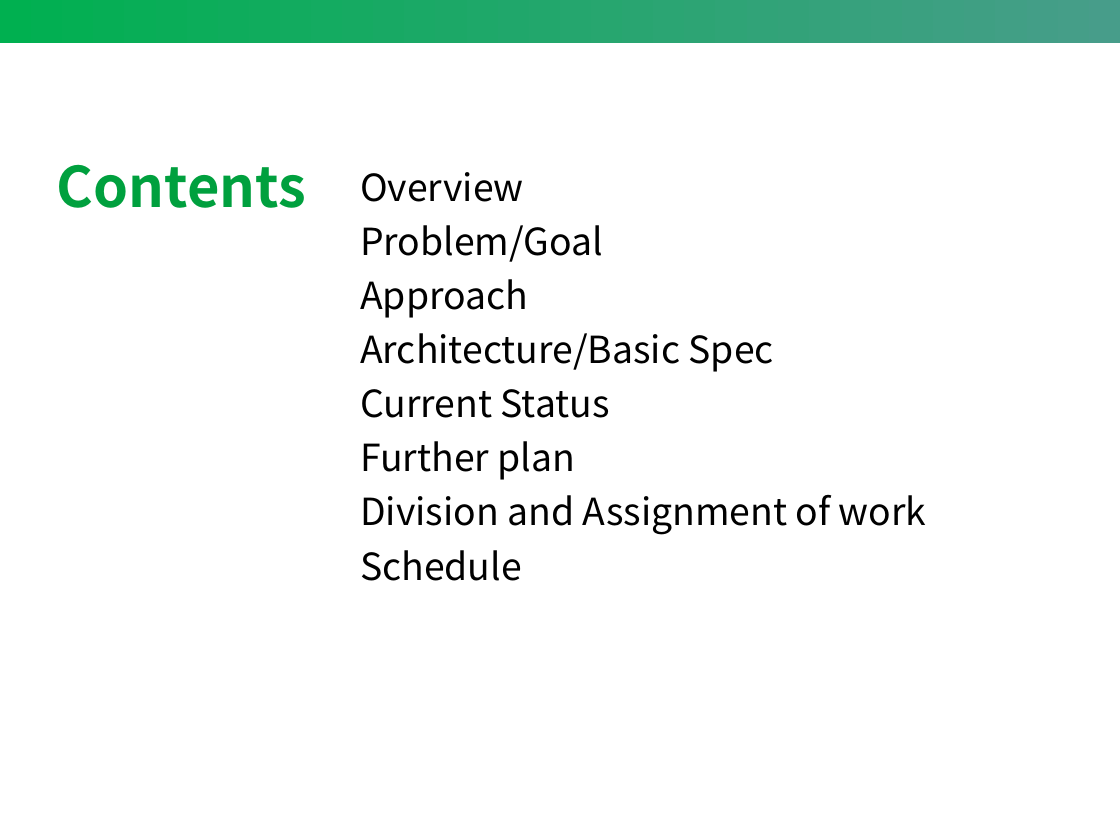
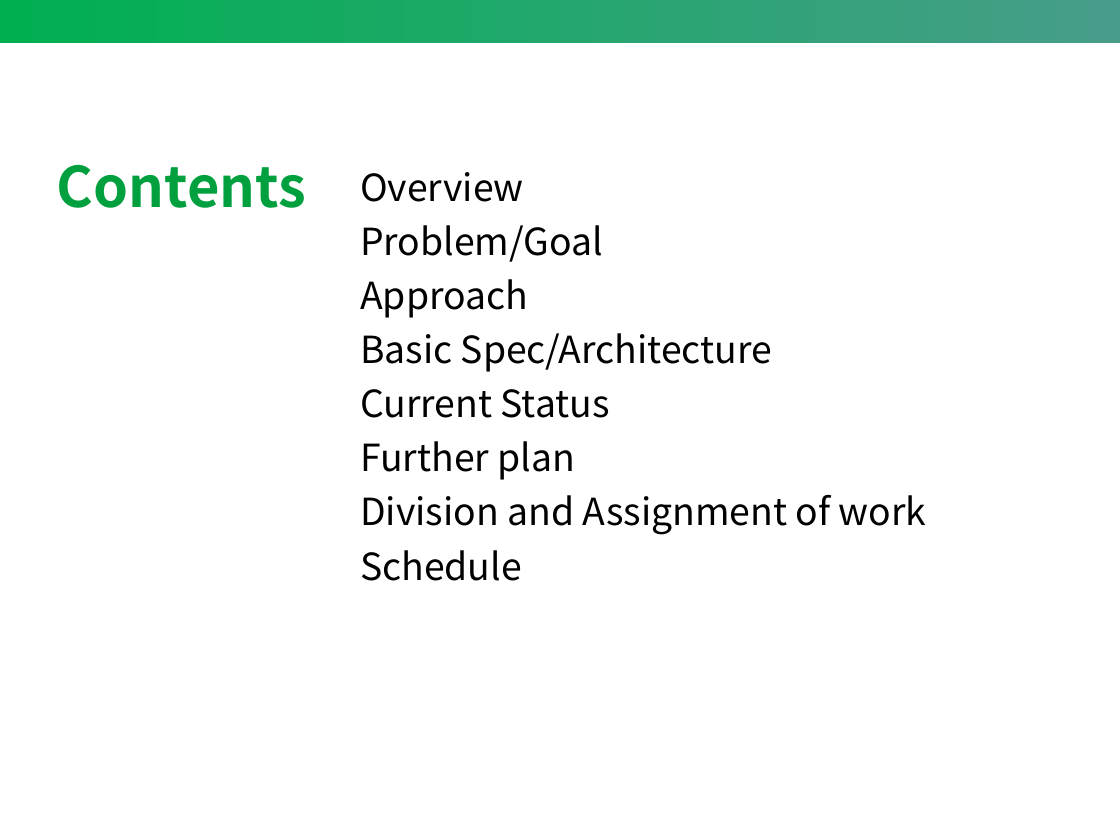
Before and after one commit to Jamjomjara/snu-artoon, a slide deck: slide 2 of artoon-spec.pptx. Drawn at 1120x840 pixels with LibreOffice and Linux fonts; fonts in the diff are those of the drawing. Boxes give left, top, right and bottom in pixels: in the first picture for what was removed or moved away, otherwise in the second. Text is boxed around its words. In the diff, an @@ line names an element or a change of style, - is before the commit and + after.

```diff
--- a/artoon-spec.pptx
+++ b/artoon-spec.pptx
@@ text at box(360, 333, 772, 372): text changed @@
-Architecture/Basic Spec
+Basic Spec/Architecture
```
Also in this commit, not shown: 4 other slides changed.
